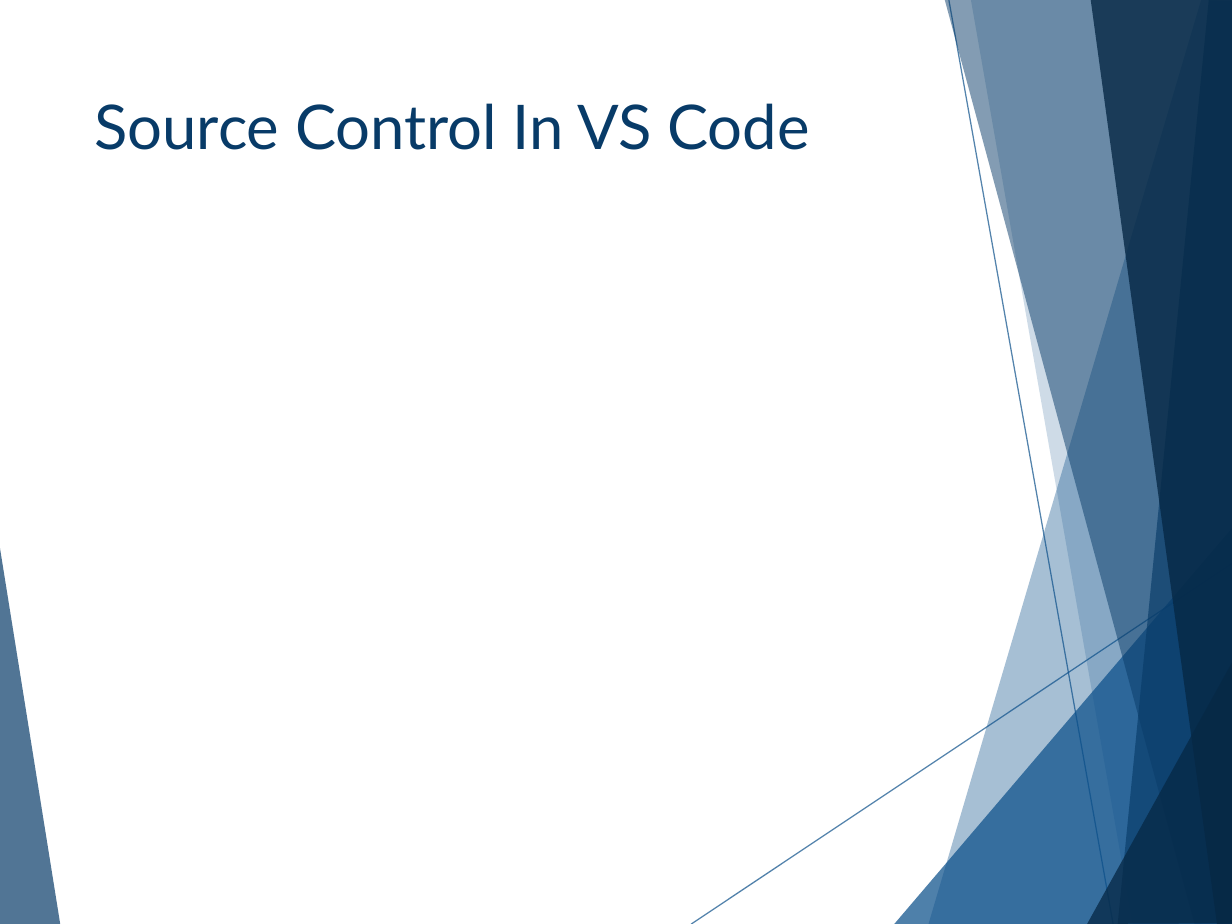
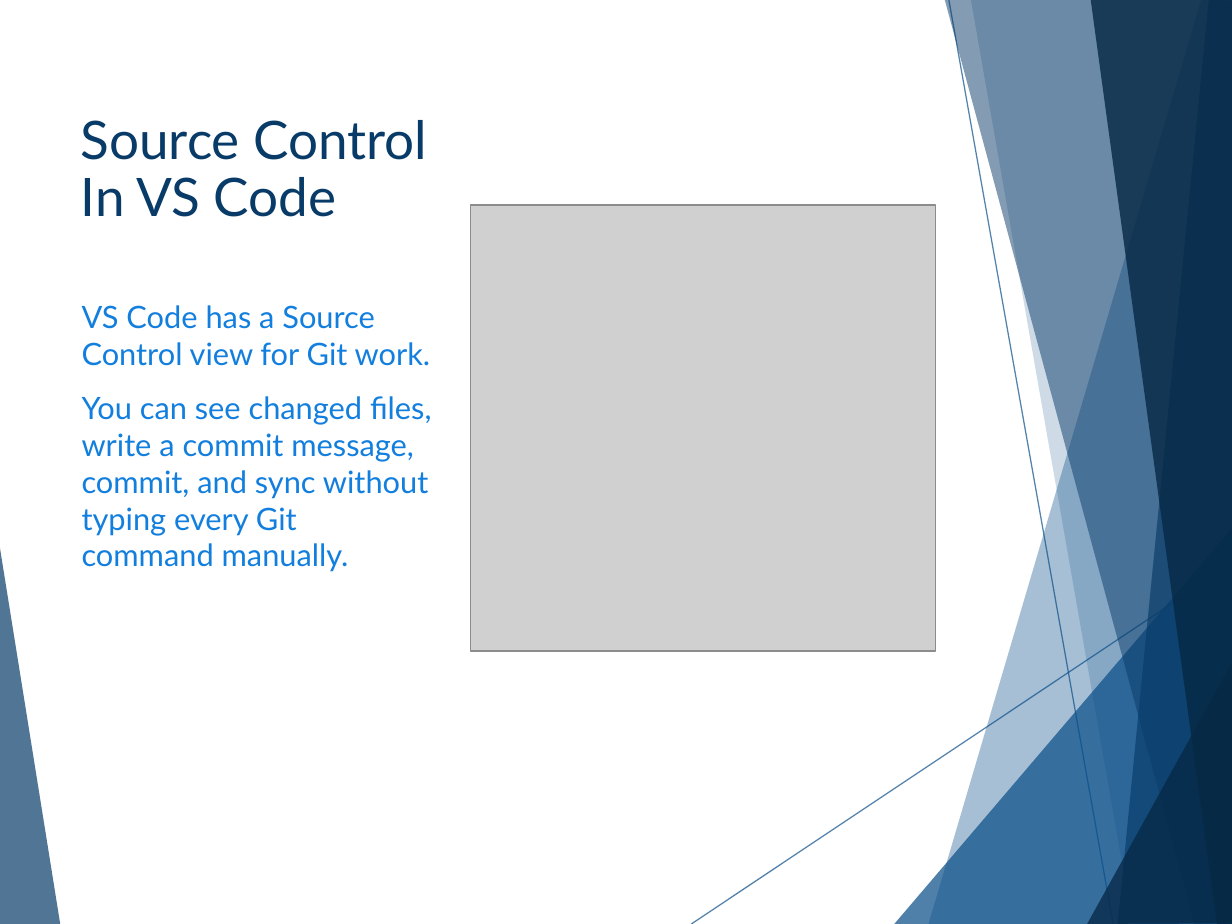
Before and after one commit to cashmy/AAISE_Details, a slide deck: slide 29 of 10-152-117_Python_Programming/Slide_Decks/Week_01/W01D01_Setup_Lecture_Slides.pptx (slide 28 before the commit). Drawn at 1232x924 pixels with LibreOffice and Linux fonts; fonts in the diff are those of the drawing; grey boxes stand for pictures; background and template pictures are left out. Boxes give left, top, right and bottom in pixels: in the first picture for what was removed or moved away, otherwise in the second. Text is boxed around its words. In the diff, an @@ line names an element or a change of style, - is before the commit and + after.

```diff
--- a/10-152-117_Python_Programming/Slide_Decks/Week_01/W01D01_Setup_Lecture_Slides.pptx
+++ b/10-152-117_Python_Programming/Slide_Decks/Week_01/W01D01_Setup_Lecture_Slides.pptx
@@ title "Source Control In VS Code": place and size @@
-title "Source Control In VS Code" at <box>94,103,809,150</box>
+title "Source Control In VS Code" at <box>81,120,427,217</box>
@@ title "Source Control In VS Code" at <box>81,120,427,217</box>: size 36 to 31 pt; line spacing 1 to 0.9; vertical alignment top to middle @@
@@ picture added at <box>471,205,936,650</box> @@
@@ text added at <box>82,305,431,572</box>, 18 pt, text #127FDE @@
+VS Code has a Source Control view for Git work.
+You can see changed files, write a commit message, commit, and sync without typing every Git command manually.
```
Also in this commit, not shown: 8 other slides changed, 7 slides added, 6 slides removed, 25 other files.
